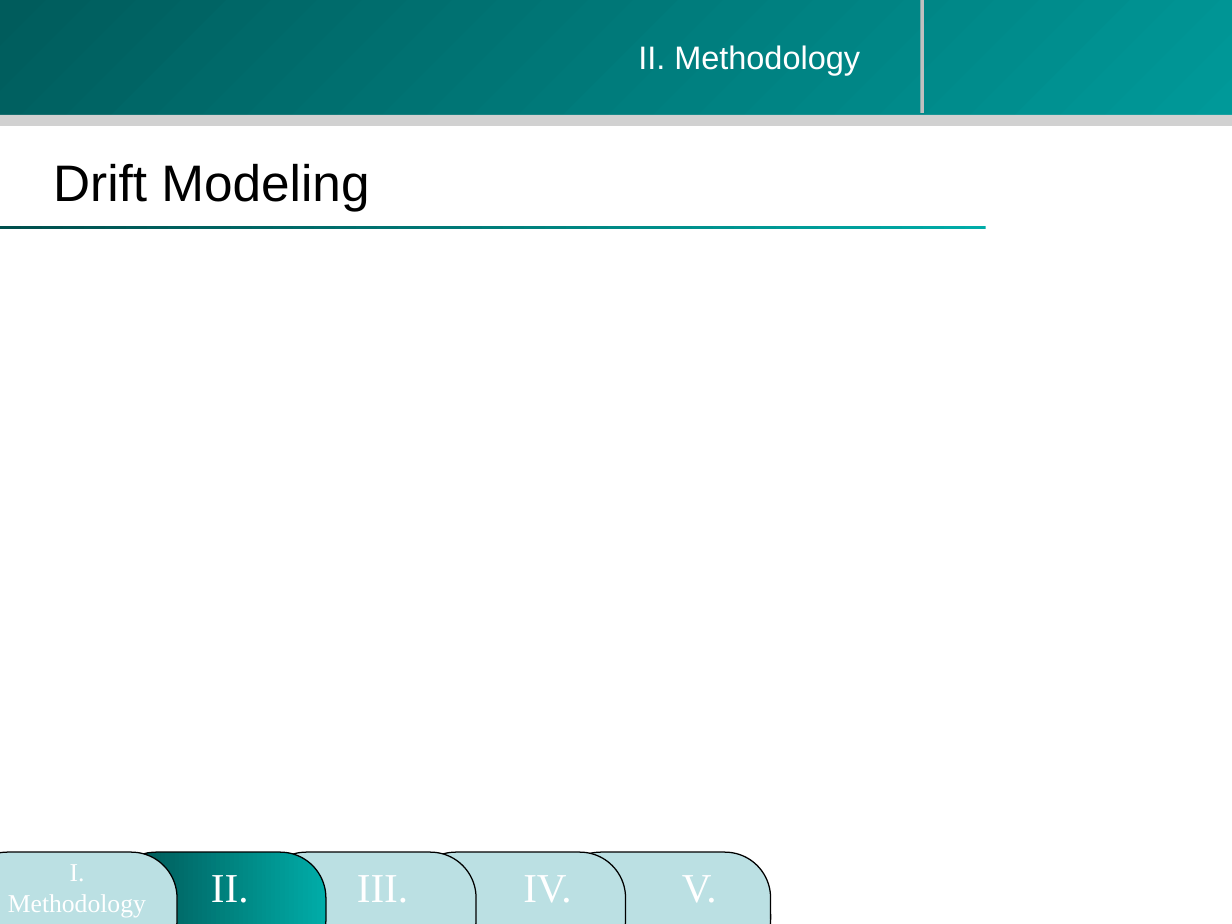
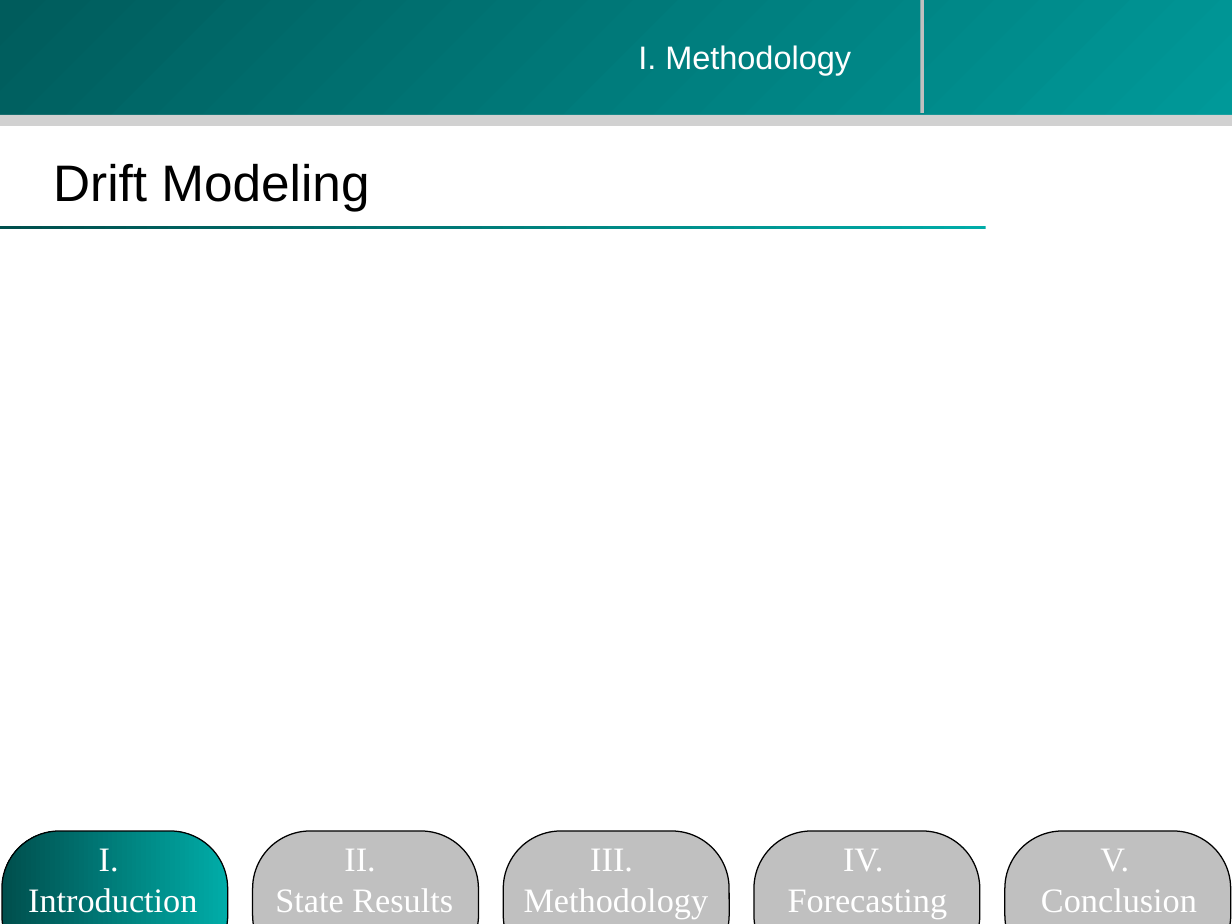
Before and after one commit to zhouzhenghui/svnrepository, a slide deck: slide 8 of SVNRepository/M.Eng Final Presentation-take2.ppt. Drawn at 1232x924 pixels with LibreOffice and Linux fonts; fonts in the diff are those of the drawing; background and template pictures are left out. Boxes give left, top, right and bottom in pixels: in the first picture for what was removed or moved away, otherwise in the second. Text is boxed around its words. In the diff, an @@ line names an element or a change of style, - is before the commit and + after.

```diff
--- a/SVNRepository/M.Eng Final Presentation-take2.ppt
+++ b/SVNRepository/M.Eng Final Presentation-take2.ppt
@@ text "I. Methodology": place and size @@
-text "I. Methodology" at (8, 864, 146, 917)
+text "I. Methodology" at (638, 45, 851, 75)
@@ text "I. Methodology" at (638, 45, 851, 75): size 15 to 19 pt, font Times New Roman to Arial; alignment centre to left; more space between paragraphs @@
@@ text removed at (638, 45, 860, 75) @@
-II. Methodology
@@ rounded rectangle: place and size @@
-rounded rectangle at (111, 853, 326, 924)
+rounded rectangle at (2, 830, 228, 924)
@@ rounded rectangle: place and size @@
-rounded rectangle at (260, 853, 476, 924)
+rounded rectangle at (253, 830, 478, 924)
@@ rounded rectangle at (253, 830, 478, 924): fill #BBE0E3 to #C0C0C0 @@
@@ rounded rectangle at (504, 830, 729, 924): fill #BBE0E3 to #C0C0C0 @@
@@ rounded rectangle: place and size @@
-rounded rectangle at (556, 853, 771, 924)
+rounded rectangle at (504, 830, 729, 924)
@@ rounded rectangle added at (754, 830, 979, 924), fill #C0C0C0, outline #000000 0.74 pt @@
@@ rounded rectangle added at (1005, 830, 1231, 924), fill #C0C0C0, outline #000000 0.74 pt @@
@@ rounded rectangle removed at (0, 853, 177, 924) @@
@@ text added at (28, 848, 197, 919), 20 pt, text #FFFFFF @@
+I.
+Introduction
@@ text at (275, 849, 453, 912): text changed; size 24 to 20 pt @@
-II.
+II.
+State Results
@@ rounded rectangle removed at (410, 853, 626, 924) @@
@@ text at (524, 849, 709, 919): text changed; size 24 to 20 pt @@
-III.
+III.
+Methodology
@@ text at (788, 849, 948, 919): text changed; size 24 to 20 pt @@
-IV.
+IV.
+Forecasting
@@ text at (1041, 849, 1197, 912): text changed; size 24 to 20 pt @@
-V.
+V.
+Conclusion
```
Also in this commit, not shown: 1 other slide changed, 2 slides removed.
